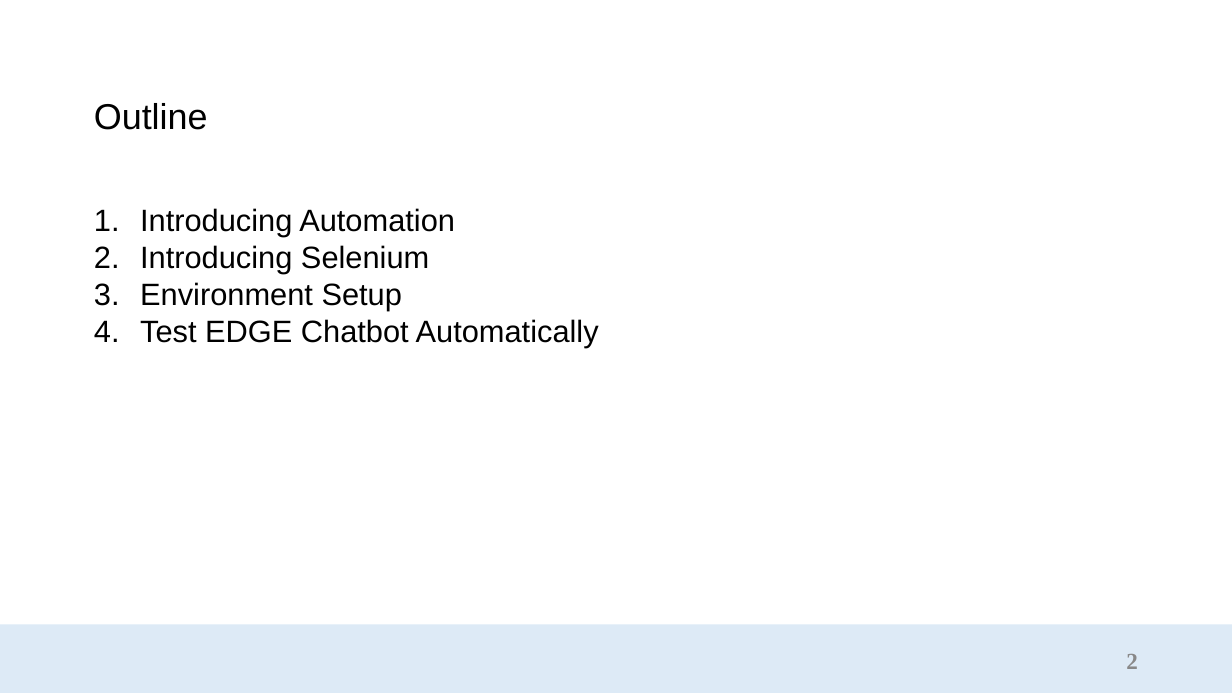
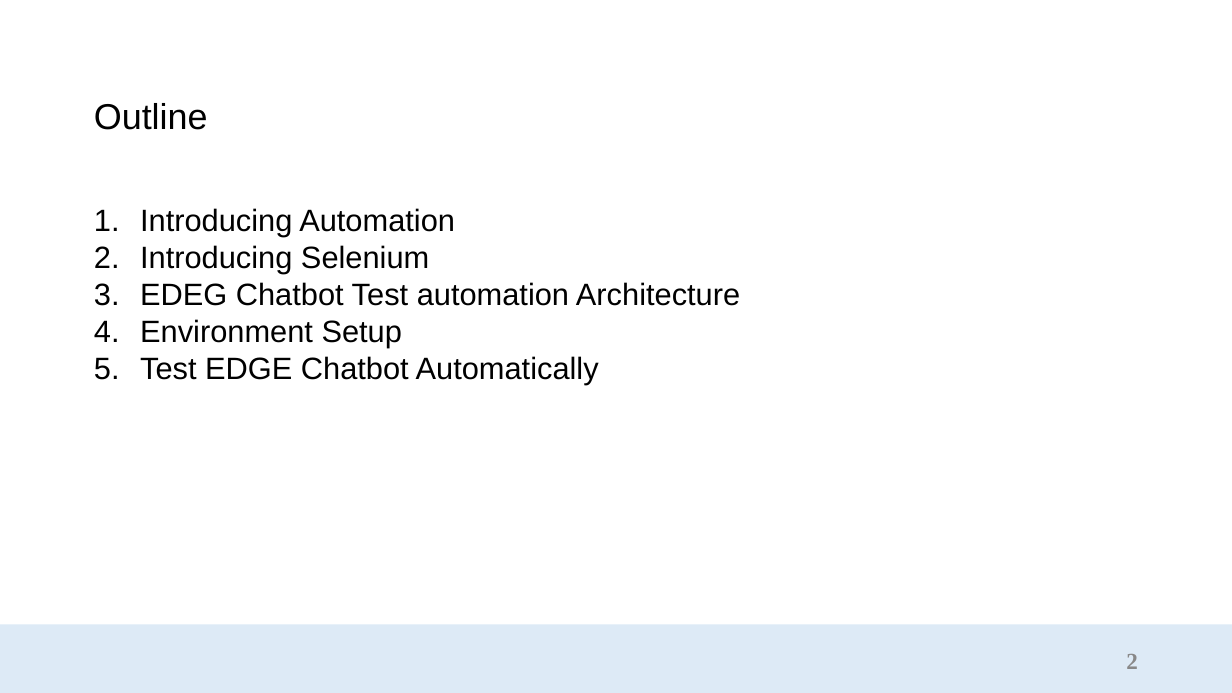
Before and after one commit to shuvo881/Software-Testing-EDGE_2026-, a slide deck: slide 2 of class - 3/EDGE_2026_Lecture - 3.pptx. Drawn at 1232x693 pixels with LibreOffice and Linux fonts; fonts in the diff are those of the drawing; background and template pictures are left out. Boxes give left, top, right and bottom in pixels: in the first picture for what was removed or moved away, otherwise in the second. Text is boxed around its words. In the diff, an @@ line names an element or a change of style, - is before the commit and + after.

Commit message:
update doc for added architecture

```diff
--- a/class - 3/EDGE_2026_Lecture - 3.pptx
+++ b/class - 3/EDGE_2026_Lecture - 3.pptx
@@ text at <box>140,282,740,306</box>: paragraph added @@
+3. EDEG Chatbot Test automation Architecture
```
Also in this commit, not shown: 1 slide added.
